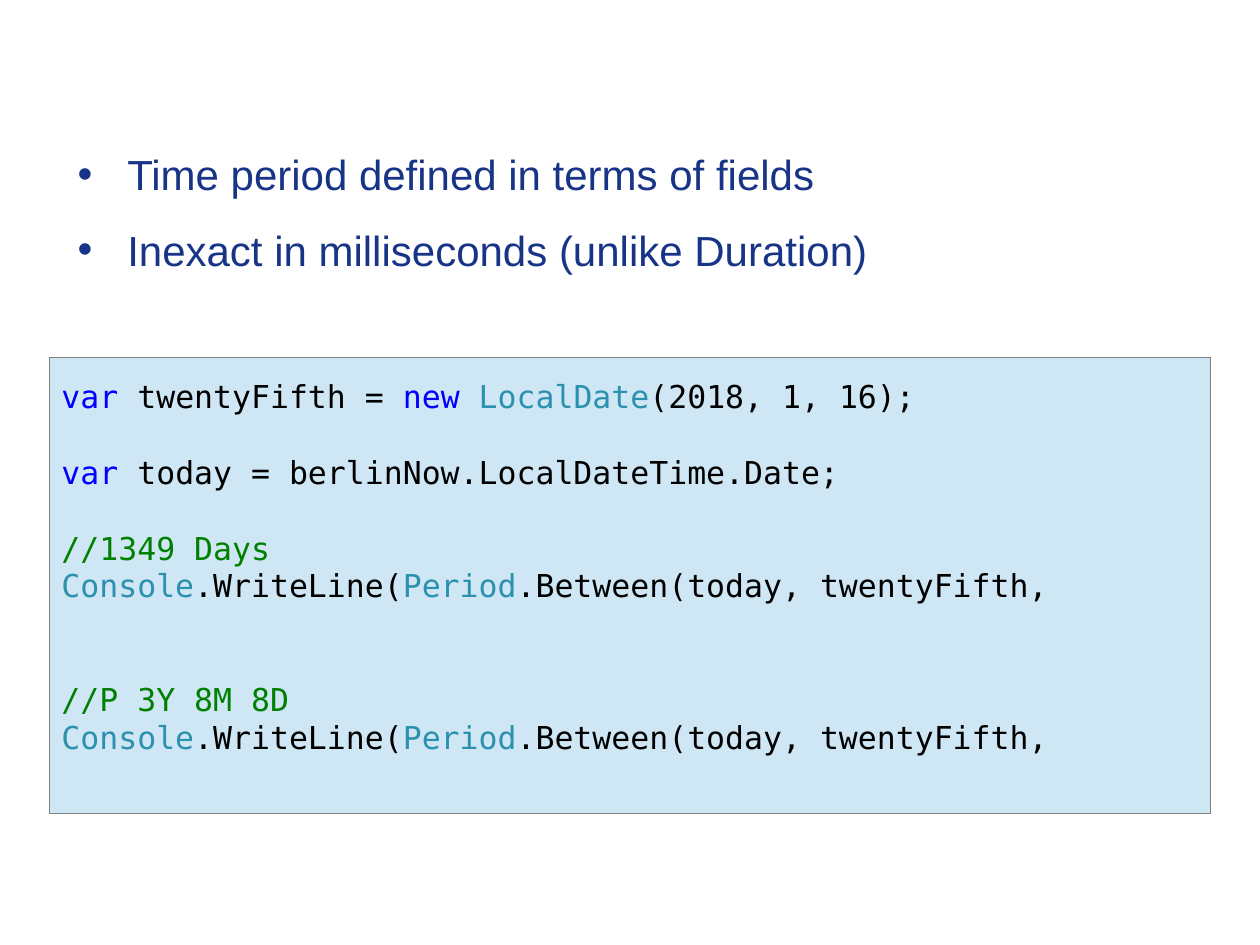
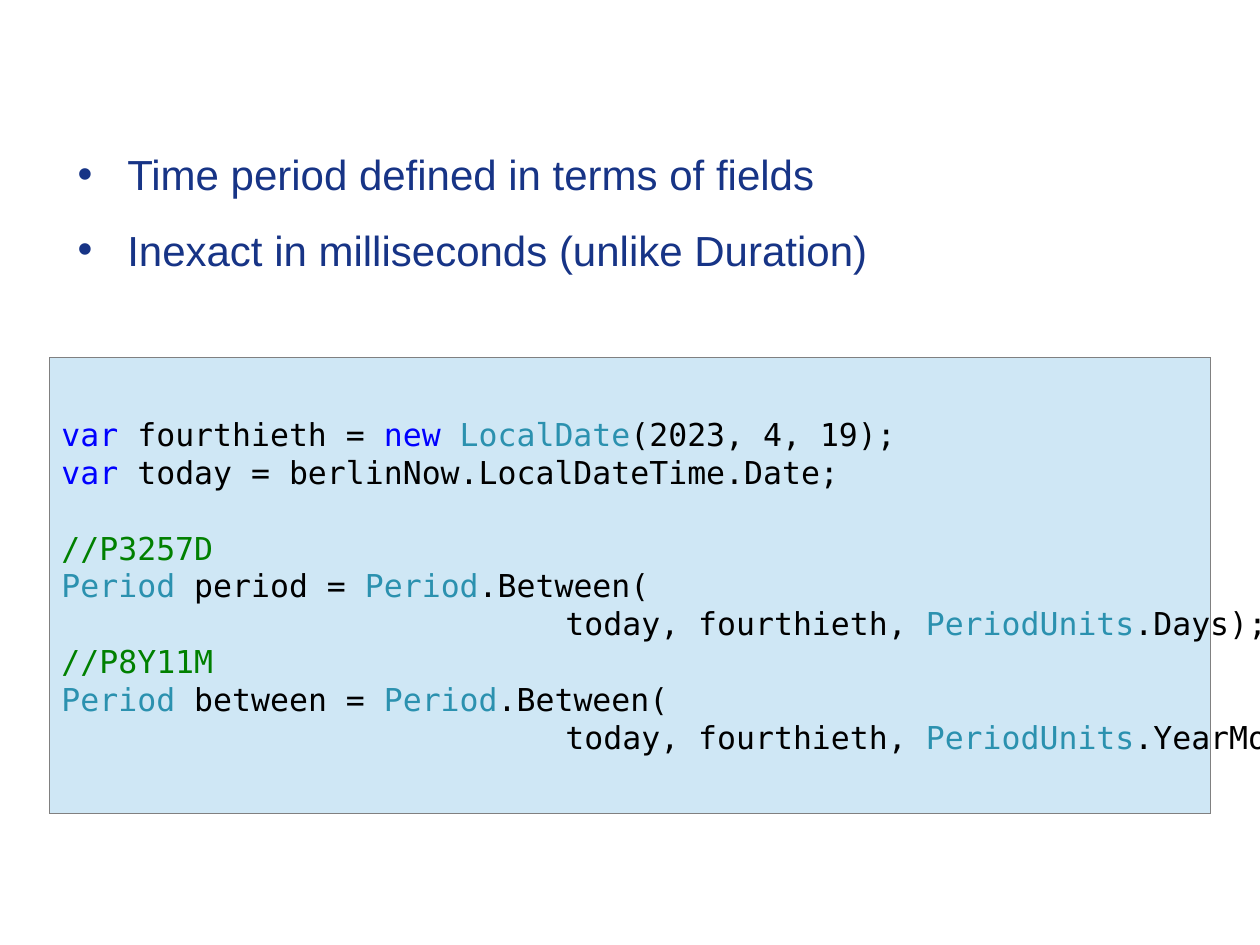
Before and after one commit to Timothep/MarathonWOShoes, a slide deck: slide 14 of BarefootMarathon.odp. Drawn at 1260x945 pixels with LibreOffice and Linux fonts; fonts in the diff are those of the drawing; background and template pictures are left out. Boxes give left, top, right and bottom in pixels: in the first picture for what was removed or moved away, otherwise in the second. Text is boxed around its words. In the diff, an @@ line names an element or a change of style, - is before the commit and + after.

```diff
--- a/BarefootMarathon.odp
+++ b/BarefootMarathon.odp
@@ text in rectangle at (x1=61, y1=422, x2=896, y2=451): text changed @@
-var twentyFifth = new LocalDate(2018, 1, 16);
+var fourthieth = new LocalDate(2023, 4, 19);
@@ text in rectangle at (x1=61, y1=536, x2=1260, y2=756): text changed @@
-//1349 Days
-Console.WriteLine(Period.Between(today, twentyFifth,
-PeriodUnits.Days);
-//P 3Y 8M 8D
-Console.WriteLine(Period.Between(today, twentyFifth,
-PeriodUnits.YearMonthDay));
+//P3257D
+Period period = Period.Between(
+today, fourthieth, PeriodUnits.Days);
+//P8Y11M
+Period between = Period.Between(
+today, fourthieth, PeriodUnits.YearMonthDay);
```
Also in this commit, not shown: 7 other slides changed, 1 slide added, 1 slide removed, 2 other files.
